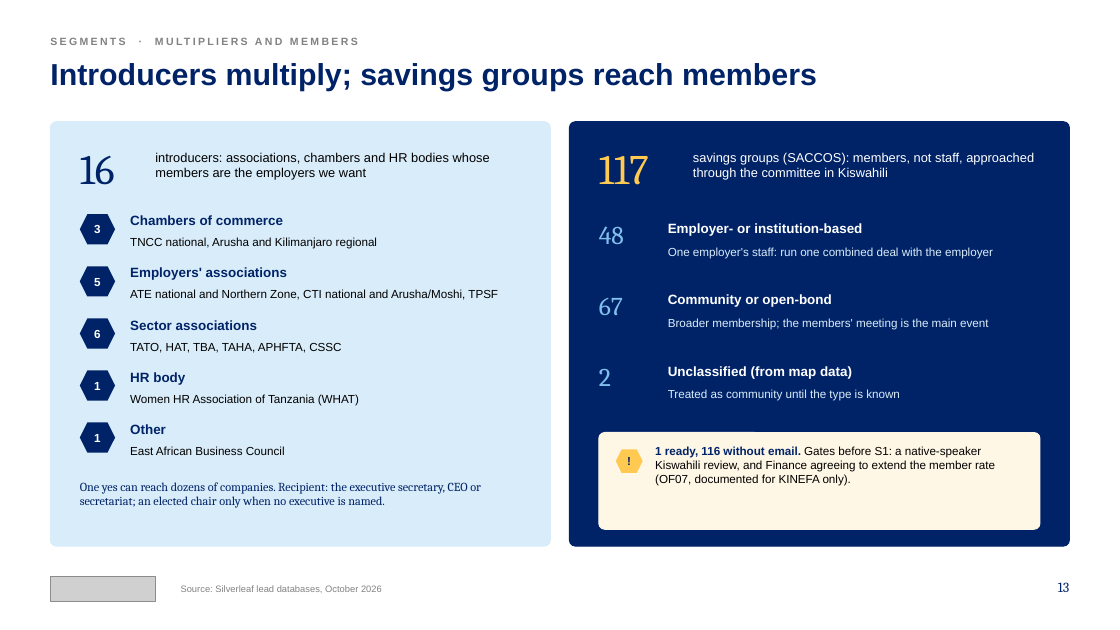
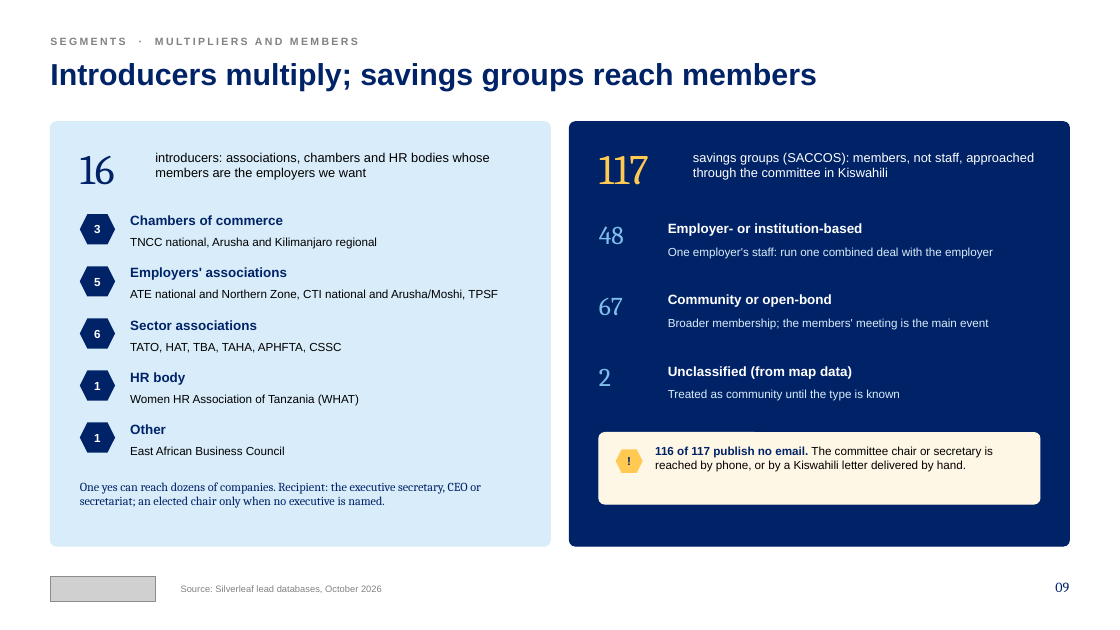
Before and after one commit to Nehemia-joh/Agenticmarketing, a slide deck: slide 9 of outputs/presentations/Silverleaf_Lead_Generation_Strategy_2026-10-12.pptx (slide 13 before the commit). Drawn at 1120x630 pixels with LibreOffice and Linux fonts; fonts in the diff are those of the drawing; grey boxes stand for pictures. Boxes give left, top, right and bottom in pixels: in the first picture for what was removed or moved away, otherwise in the second. Text is boxed around its words. In the diff, an @@ line names an element or a change of style, - is before the commit and + after.

```diff
--- a/outputs/presentations/Silverleaf_Lead_Generation_Strategy_2026-10-12.pptx
+++ b/outputs/presentations/Silverleaf_Lead_Generation_Strategy_2026-10-12.pptx
@@ rounded rectangle: place and size @@
-rounded rectangle at [599, 433, 1040, 529]
+rounded rectangle at [599, 433, 1040, 504]
@@ rounded rectangle at [599, 433, 1040, 504]: proportions changed @@
@@ text at [655, 446, 993, 472]: text changed @@
-1 ready, 116 without email. Gates before S1: a native-speaker Kiswahili review, and Finance agreeing to extend the member rate (OF07, documented for KINEFA only).
+116 of 117 publish no email. The committee chair or secretary is reached by phone, or by a Kiswahili letter delivered by hand.
@@ text at [1055, 582, 1069, 592]: text changed @@
-13
+09
```
Also in this commit, not shown: 22 other slides changed, 2 slides added, 11 slides removed, 2 other files.
